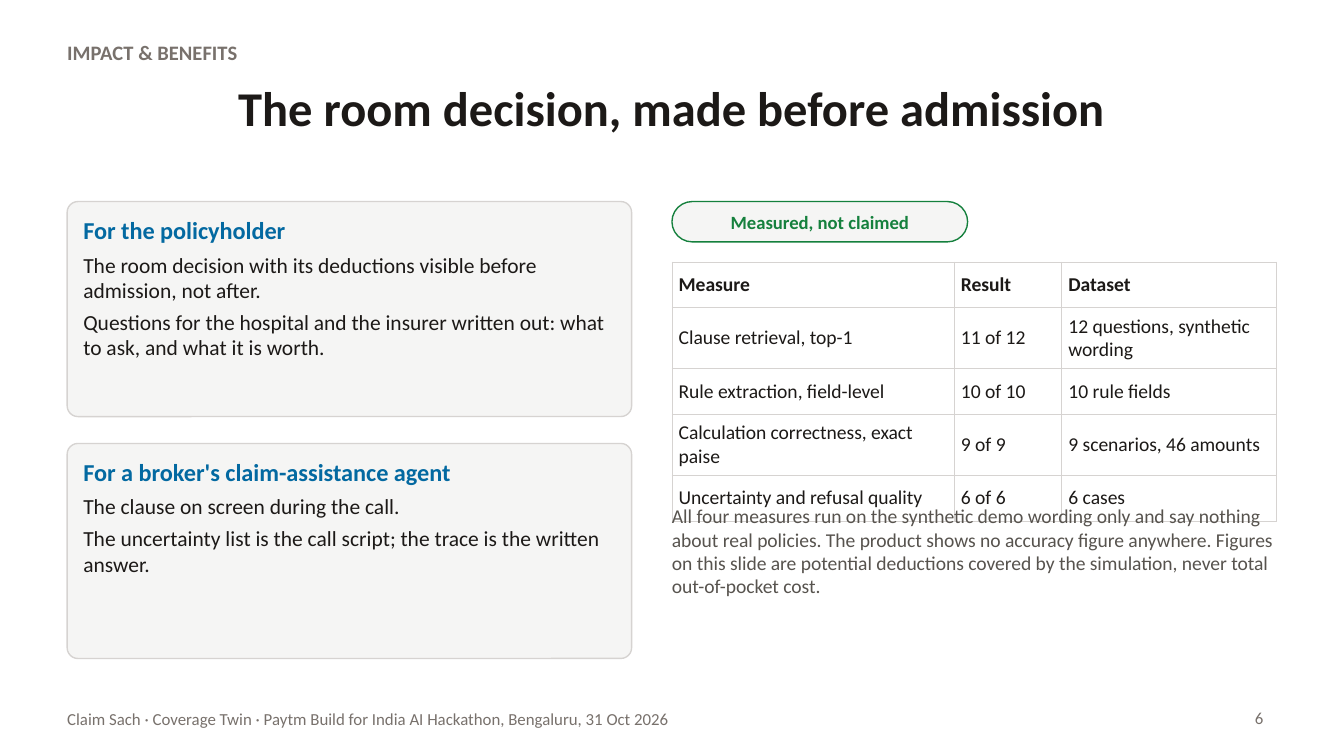
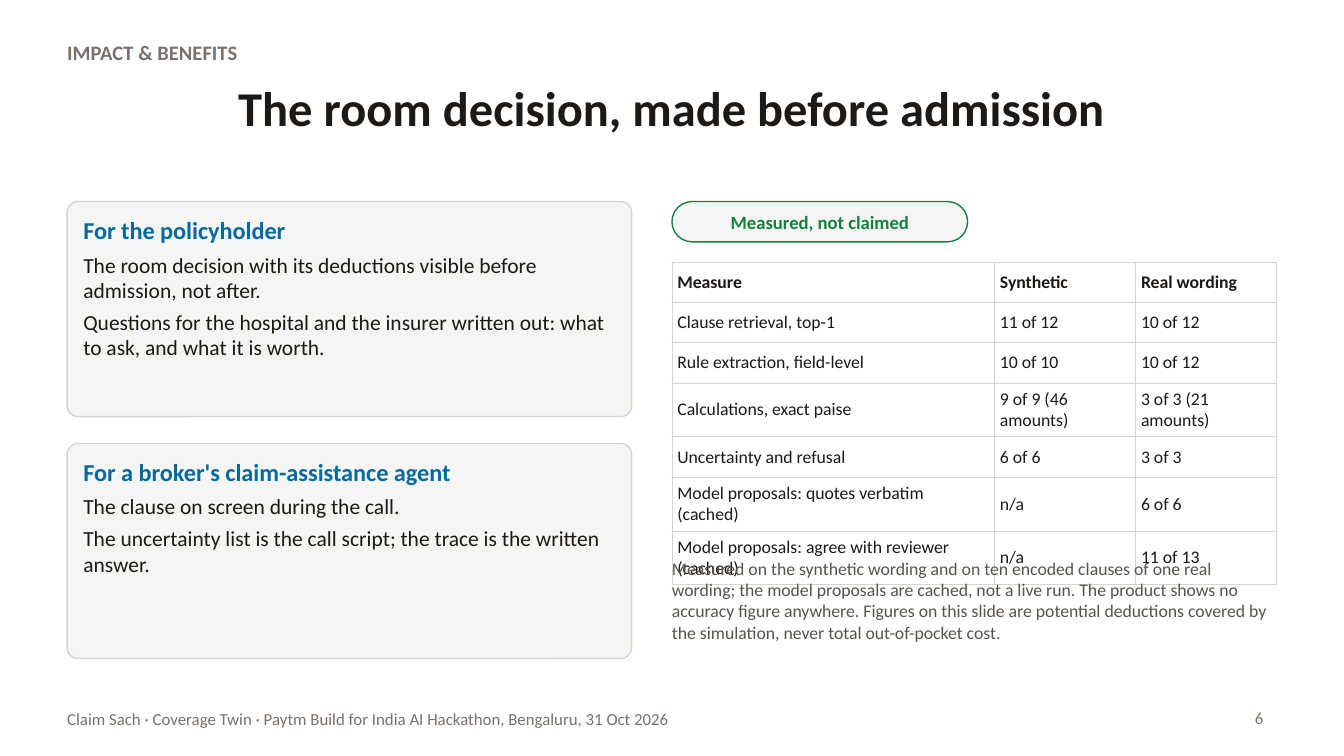
Before and after one commit to Pushkarmondal/paytm-hackathon, a slide deck: slide 6 of docs/deck/claim-sach-deck.pptx. Drawn at 1344x756 pixels with LibreOffice and Linux fonts; fonts in the diff are those of the drawing. Boxes give left, top, right and bottom in pixels: in the first picture for what was removed or moved away, otherwise in the second. Text is boxed around its words. In the diff, an @@ line names an element or a change of style, - is before the commit and + after.

Commit message:
docs(deck): v2 deck: two wordings, the ruleset builder, six measures, new screenshots

```diff
--- a/docs/deck/claim-sach-deck.pptx
+++ b/docs/deck/claim-sach-deck.pptx
@@ table at (x1=672, y1=262, x2=1277, y2=580) @@
-row 1: Measure | Result | Dataset
-row 2: Clause retrieval, top-1 | 11 of 12 | 12 questions, synthetic wording
-row 3: Rule extraction, field-level | 10 of 10 | 10 rule fields
-row 4: Calculation correctness, exact paise | 9 of 9 | 9 scenarios, 46 amounts
-row 5: Uncertainty and refusal quality | 6 of 6 | 6 cases
+row 1: Measure | Synthetic | Real wording
+row 2: Clause retrieval, top-1 | 11 of 12 | 10 of 12
+row 3: Rule extraction, field-level | 10 of 10 | 10 of 12
+row 4: Calculations, exact paise | 9 of 9 (46 amounts) | 3 of 3 (21 amounts)
+row 5: Uncertainty and refusal | 6 of 6 | 3 of 3
+row 6: Model proposals: quotes verbatim (cached) | n/a | 6 of 6
+row 7: Model proposals: agree with reviewer (cached) | n/a | 11 of 13
@@ text at (x1=672, y1=561, x2=1266, y2=642): text changed; size 10.5 to 9.5 pt @@
-All four measures run on the synthetic demo wording only and say nothing about real policies. The product shows no accuracy figure anywhere. Figures on this slide are potential deductions covered by the simulation, never total out-of-pocket cost.
+Measured on the synthetic wording and on ten encoded clauses of one real wording; the model proposals are cached, not a live run. The product shows no accuracy figure anywhere. Figures on this slide are potential deductions covered by the simulation, never total out-of-pocket cost.
```
Also in this commit, not shown: 5 other slides changed, 7 other files.
